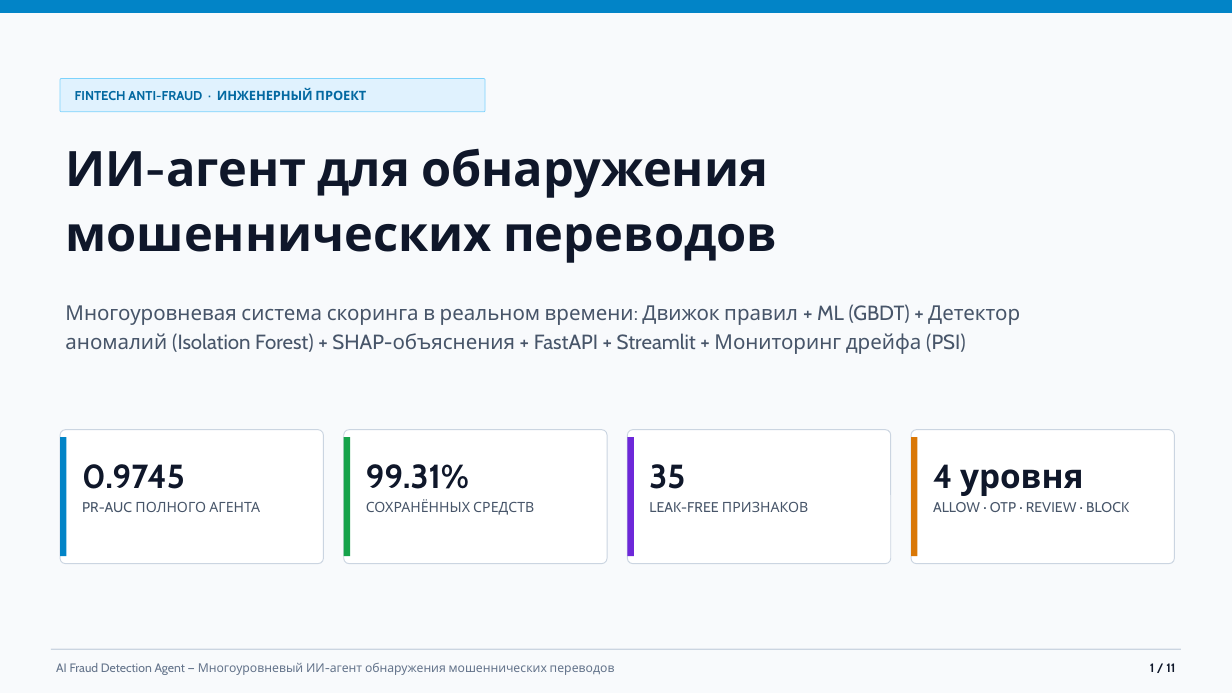
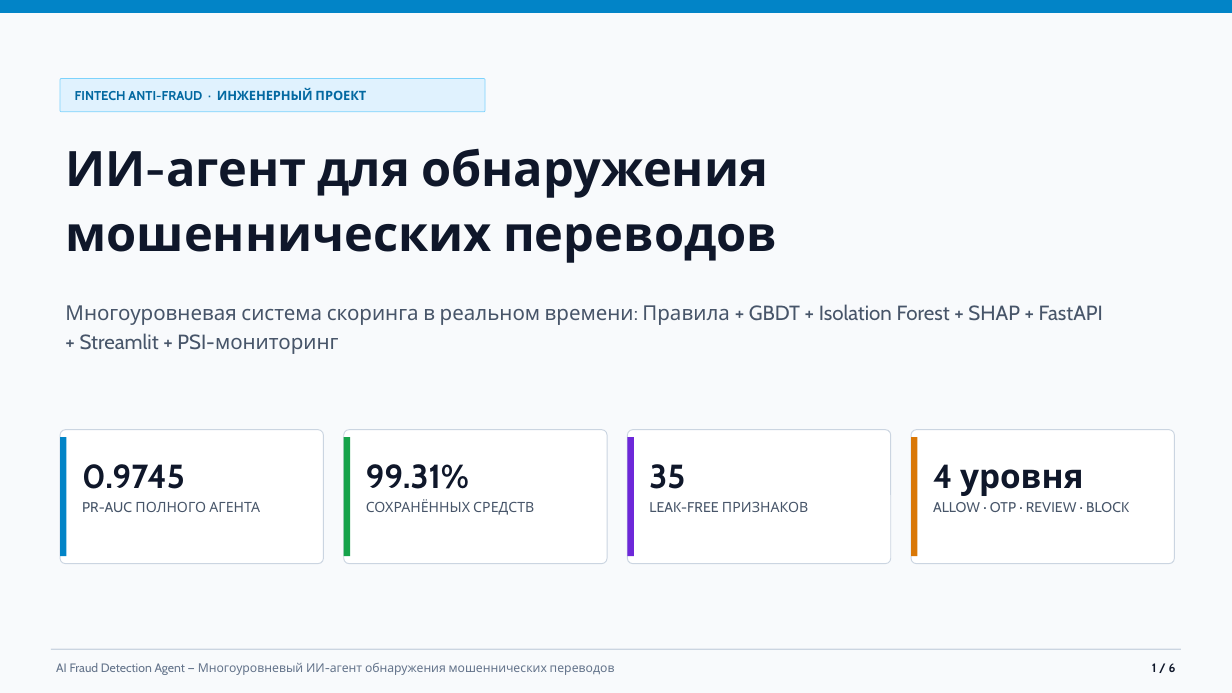
Before and after one commit to Bauer1/fraud-detector, a slide deck: slide 1 of presentation/fraud_agent_presentation.pptx. Drawn at 1232x693 pixels with LibreOffice and Linux fonts; fonts in the diff are those of the drawing. Boxes give left, top, right and bottom in pixels: in the first picture for what was removed or moved away, otherwise in the second. Text is boxed around its words. In the diff, an @@ line names an element or a change of style, - is before the commit and + after.

```diff
--- a/presentation/fraud_agent_presentation.pptx
+++ b/presentation/fraud_agent_presentation.pptx
@@ text at (x1=65, y1=304, x2=1103, y2=354): text changed @@
-Многоуровневая система скоринга в реальном времени: Движок правил + ML (GBDT) + Детектор аномалий (Isolation Forest) + SHAP-объяснения + FastAPI + Streamlit + Мониторинг дрейфа (PSI)
+Многоуровневая система скоринга в реальном времени: Правила + GBDT + Isolation Forest + SHAP + FastAPI + Streamlit + PSI-мониторинг
@@ text at (x1=1152, y1=663, x2=1176, y2=672): text changed @@
-1 / 11
+1 / 6
```
Also in this commit, not shown: 1 other slide changed, 4 slides added, 9 slides removed, 26 other files.
